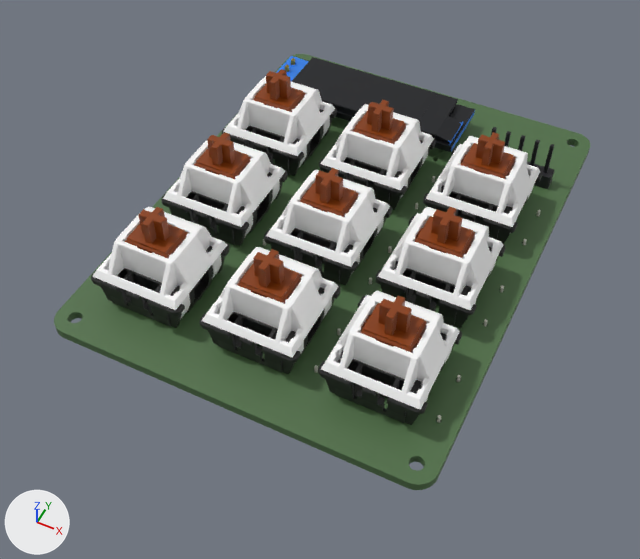
The glTF model lookatme/public/models/macropad.glb as it was, and as the next commit left it.
Before and after are seen from a 50 mm lens placed at (0.0437, -0.0977, 0.1003), pointed at (-0.0001, -0.0101, -0.0092). Lighting does not change. The marker at lower left points along +X, +Y and +Z. The picture after the commit comes second. Mesh edges are drawn as thin lines on the coarser meshes. Where no turn or scale is listed for an object, it has been applied to the vertices.
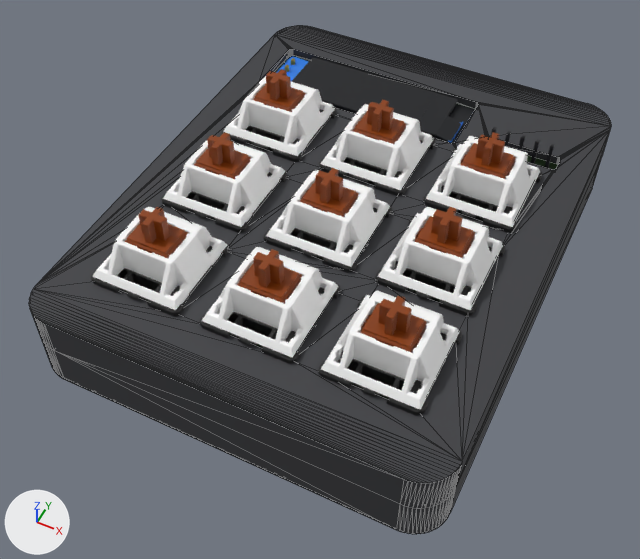
Pixel boxes (x1, y1, x2, y2) of what changed, in the pictures (640 x 559 px):
'mesh218', added: after (29, 25, 611, 508)
'mesh219', added (mostly hidden): after (42, 160, 601, 534)
'mesh134', unchanged, covered by the edit: before (54, 54, 590, 490); after (261, 55, 558, 399)

The change, as a list of edits to the scene's bpy script:
```text
Add mat_enclosure:
    mat_enclosure = principled_material('Enclosure')
    mat_enclosure.base_color = (0.0423, 0.0437, 0.0497)  # dark grey #3a3b3f
    mat_enclosure.roughness = 0.7
Add me_enclosure_bottom:
    me_enclosure_bottom.from_pydata(...)  # 920 vertices, 1856 faces; spans x -0.0338..0.0338, y -0.0429..0.0429, z -0.0037..0.0037
    me_enclosure_bottom.materials.append(mat_enclosure)  # dark grey #3a3b3f
Add me_enclosure_top:
    me_enclosure_top.from_pydata(...)  # 616 vertices, 1272 faces; spans x -0.0338..0.0338, y -0.0429..0.0429, z -0.0033..0.0033
    me_enclosure_top.materials.append(mat_enclosure)  # dark grey #3a3b3f
Add ob_mesh219:
    ob_mesh219 = bpy.data.objects.new('mesh219', me_enclosure_bottom)
    ob_mesh219.location = (0.0, -0.0002, -0.0098)
Add ob_mesh218:
    ob_mesh218 = bpy.data.objects.new('mesh218', me_enclosure_top)
    ob_mesh218.location = (0.0, -0.0002, -0.0028)
```
